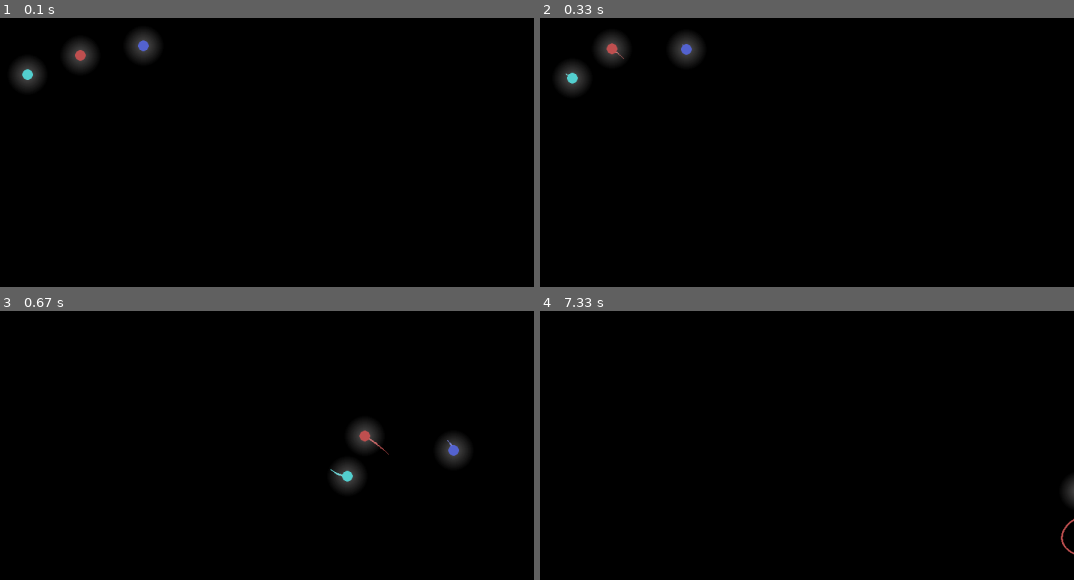
Above: before the commit, frames 1-4 (two rows, left to right).
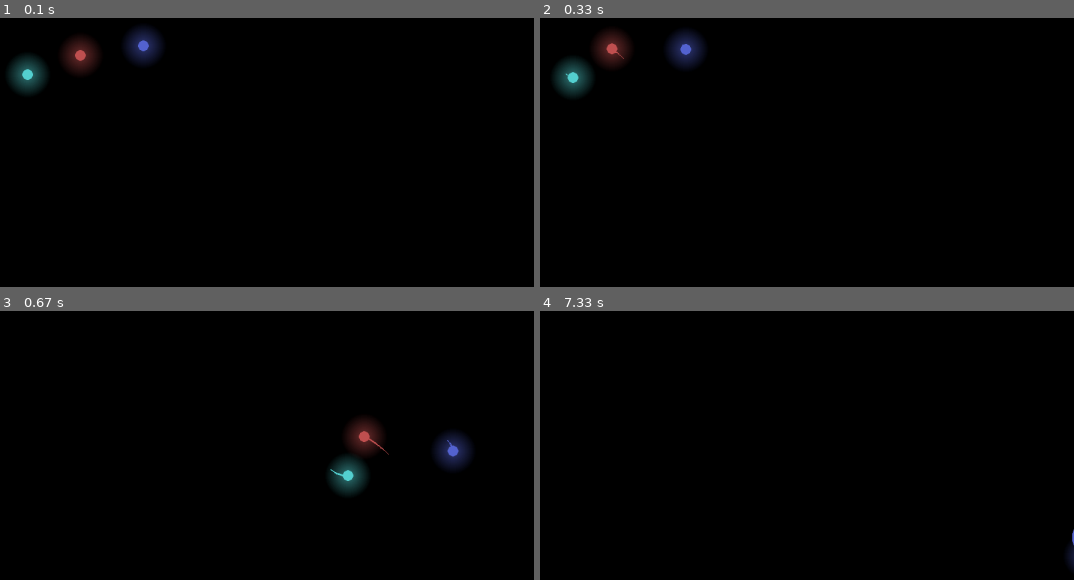
Above: after the commit, the same moments.

Repository: ChaoticSymphony/n-body-problem-pygame
Game: pygame game, started from n-body-problem.py
The game is run twice, just before and just after one commit, with the same random seed, the same clock (stepped at 60 frames per second) and the same inputs.
Inputs (mouse positions are in pixels of both pictures, inside the frame that each line leads up to):
- Up to frame 1 (0.1 s): no input
- Up to frame 2 (0.33 s): no input
- Up to frame 3 (0.67 s): press the mouse at (outside the picture) at 0.37 s; move the mouse to (21, 407) at 0.47 s; release the mouse at (170, 458) at 0.6 s
- Up to frame 4 (7.33 s): press the mouse at (outside the picture) at 0.7 s; move the mouse to (566, 372) at 0.8 s; release the mouse at (726, 394) at 0.93 s; move the mouse to (outside the picture) at 6.97 s; press the mouse at (outside the picture) at 7 s; move the mouse to (outside the picture) at 7.1 s; release the mouse at (outside the picture) at 7.23 s; move the mouse to (outside the picture) at 7.3 s

The runs differ from the first frame. In frame 1, 0.3% of the frame differs, in the area x 3-29%, y 6-25%; in frame 2, 0.4%; in frame 3, 0.5%, in the area x 62-87%, y 43-66%; in frame 4, 0.3%.

Commit message:
Add files via upload
The planetary glow is now in the color of the planet it belongs to making it look a bit better than a plain muted white glow

Diff:
--- a/n-body-problem.py
+++ b/n-body-problem.py
@@ -2,7 +2,7 @@
 import math
 import numpy as np
 
-a = 90
+a = 100
 vel = 0.5
 
 red = (193, 81, 81)
@@ -47,22 +47,27 @@
         glow_surface = pygame.Surface((100, 100), pygame.SRCALPHA)
 
         # Define maximum radius for the glow
-        max_radius = 36
-        steps = 36  # Number of concentric circles for the gradient glow
+        r = 40
+        max_radius = r
+        steps = r  # Number of concentric circles for the gradient glow
 
         for i in range(steps):
             # Calculate radius and alpha (inverted transparency: brighter in center, fading outward)
             radius = max_radius - (i * max_radius // steps)  # Inner circles have smaller radius
-            alpha = 0 + (i * 100 // steps)  # Inner circles are more opaque, outer ones more transparent
+            alpha = 0 + (i * 150 // steps)  # Inner circles are more opaque, outer ones more transparent
+
+            # Get the color of the planet and add transparency for the glow
+            glow_color = (self.color[0], self.color[1], self.color[2], alpha)
 
             # Draw the circle with increasing transparency toward the outer edges
-            pygame.draw.circle(glow_surface, (225, 222, 222, alpha), (50, 50), radius)
+            pygame.draw.circle(glow_surface, glow_color, (50, 50), radius)
 
         # Blit the glow surface onto the screen, centering it around the planet
         screen.blit(glow_surface, (int(self.x + offset_x - 50), int(self.y + offset_y - 50)))
 
-        # Draw the planet
+        # Draw the planet itself
         pygame.draw.circle(screen, self.color, (int(self.x + offset_x), int(self.y + offset_y)), 9)
+
 
     def accelerate_due_to_gravity(self, other):
         dx = other.x - self.x
@@ -80,7 +85,7 @@
         self.x += self.vx
         self.y += self.vy
         self.orbit.append((self.x, self.y))
-        if len(self.orbit) > 1000:  # Keep the orbit list from growing indefinitely
+        if len(self.orbit) > 200:  # Keep the orbit list from growing indefinitely
             self.orbit.pop(0)
 
     def interact_with(self, other):
